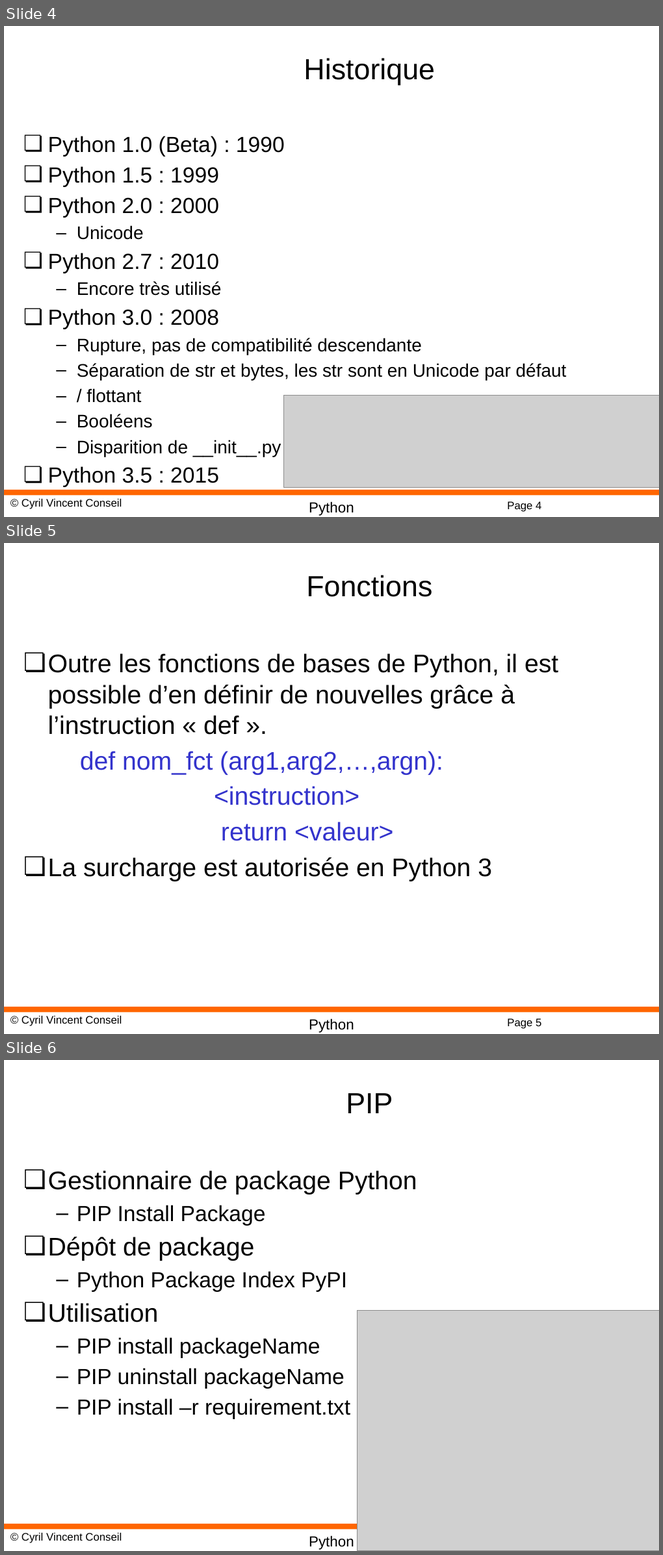
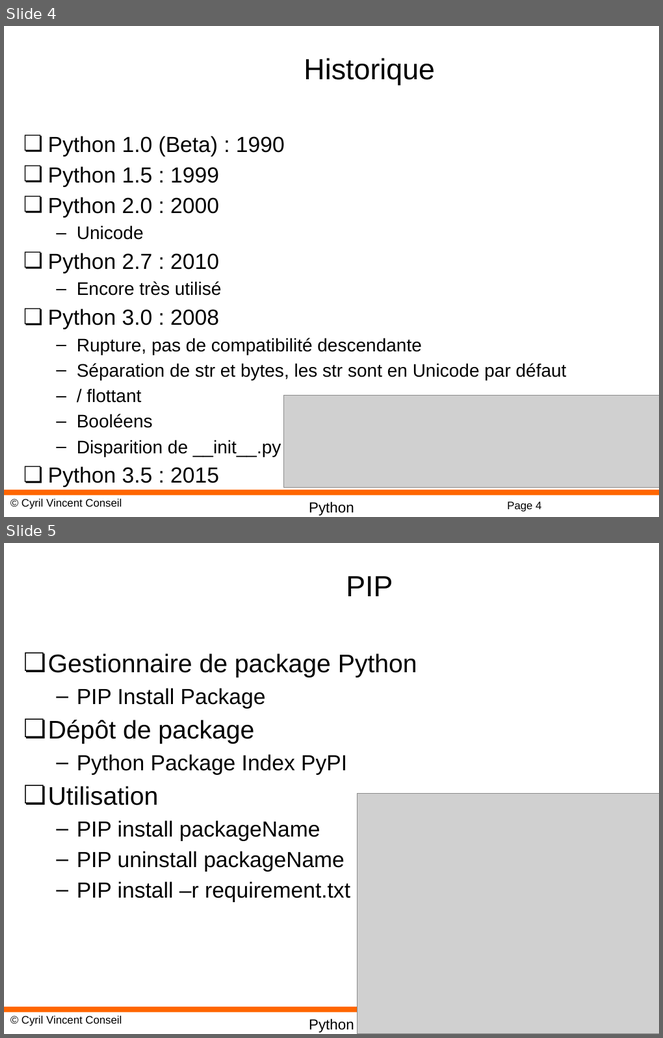
Before and after one commit to cyrilvincent/bigdata, a slide deck: ppt/BigData05-Python.pptx. Shown one above the other, each under a label of ours: slides 4, 5 and 6 before the commit, slides 4 and 5 after it. The pictures are 663x1555 and 663x1038 pixels, drawn with LibreOffice and Linux fonts; fonts in the diff are those of the drawing; grey boxes stand for pictures; background and template pictures are left out. Boxes give left, top, right and bottom in pixels: in the first picture for what was removed or moved away, otherwise in the second. Text is boxed around its words. In the diff, an @@ line names an element or a change of style, - is before the commit and + after.

```diff
--- a/ppt/BigData05-Python.pptx
+++ b/ppt/BigData05-Python.pptx
@@ slide 5 removed at [4,543,659,1034], background #FFFFFF; not listed: 4 template elements that a slide beside it also shows @@
@@ title removed at [306,575,432,597] @@
-Fonctions
@@ text removed at [48,653,558,882] @@
-❏ Outre les fonctions de bases de Python, il est possible d’en définir de nouvelles grâce à l’instruction « def ».
-def nom_fct (arg1,arg2,…,argn):
-<instruction>
-return <valeur>
-❏ La surcharge est autorisée en Python 3
@@ what was slide 6 is now slide 5 @@
```
Also in this commit, not shown: 13 other files.
